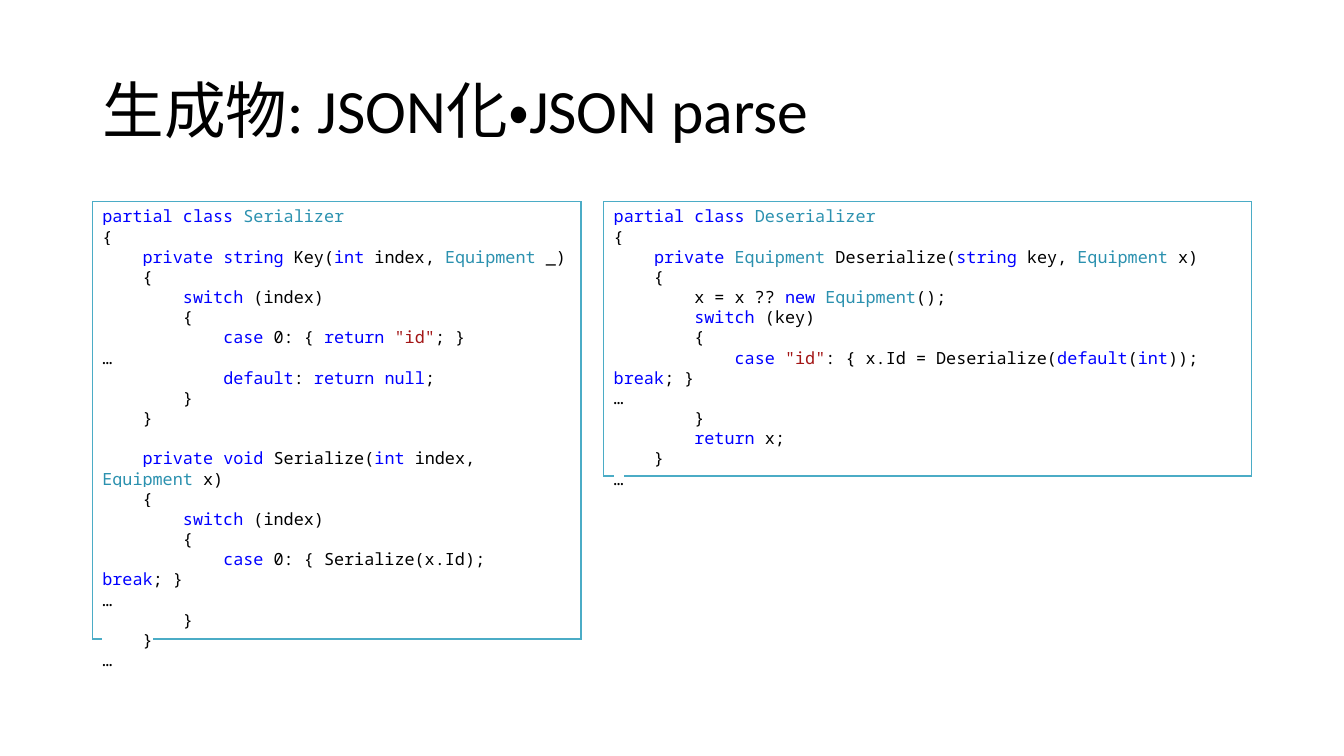
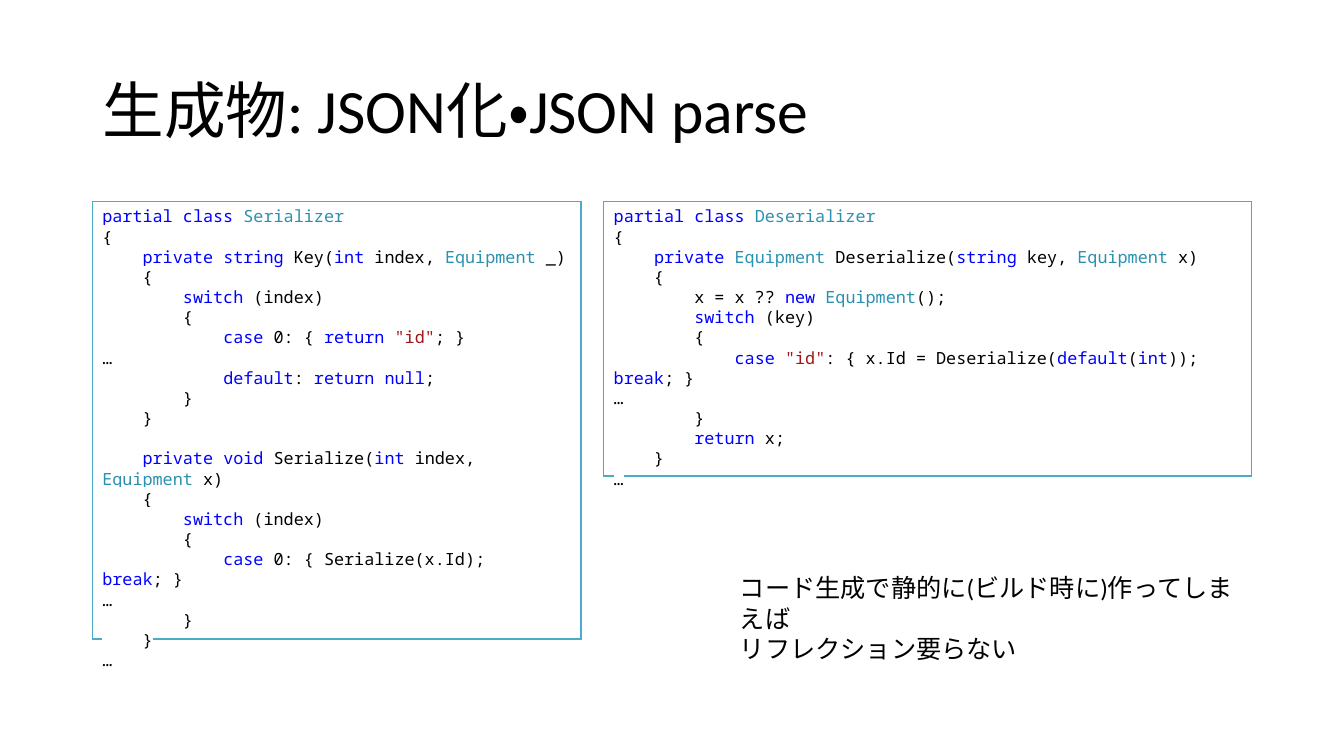
Before and after one commit to ppcuni/UnityCsharp20150321, a slide deck: slide 49 of doc/自社フレームワーク.pptx (slide 48 before the commit). Drawn at 1344x756 pixels with LibreOffice and Linux fonts; fonts in the diff are those of the drawing. Boxes give left, top, right and bottom in pixels: in the first picture for what was removed or moved away, otherwise in the second. Text is boxed around its words. In the diff, an @@ line names an element or a change of style, - is before the commit and + after.

Commit message:
通信コード生成 の説明完成

```diff
--- a/doc/自社フレームワーク.pptx
+++ b/doc/自社フレームワーク.pptx
@@ text added at [740,575,1233,660], 18 pt, text #000000 @@
+コード生成で静的に(ビルド時に)作ってしまえば
+リフレクション要らない
```
Also in this commit, not shown: 3 other slides changed, 3 slides added, 5 slides removed.
